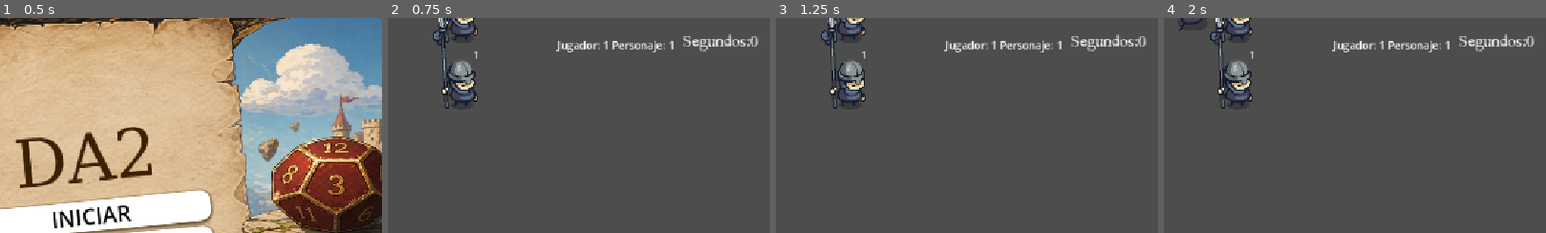
Above: before the commit, frames 1-4 (left to right).
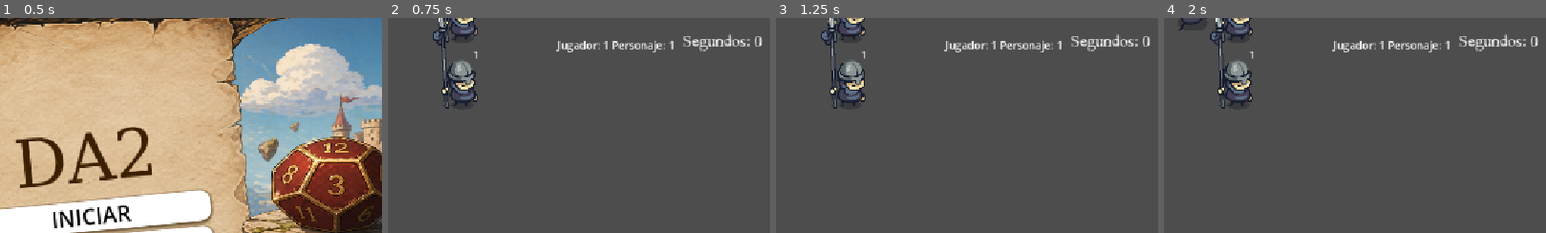
Above: after the commit, the same moments.

Repository: Pablo7776/Motores_Graficos
Game: Godot game, scene res://Escenas/menu_principal.tscn
The game is run twice, just before and just after one commit, with the same random seed, the same clock (stepped at 60 frames per second) and the same inputs. The engine's default icon, where the game draws it, is replaced by a stand-in: a white triangle on a blue panel in a dark square.
Inputs (mouse positions are % of the whole screen's width and height, from its top left):
- Up to frame 1 (0.5 s): no input
- Up to frame 2 (0.75 s): click "INICIAR" at 0.5 s
- Up to frame 3 (1.25 s): no input
- Up to frame 4 (2 s): tap Enter (ui_accept) at 1.25, 1.52 s; move the mouse to (72, 45) at 1.27 s; hold Right (ui_right) from 1.28 s (still down); click (72, 45) at 1.35 s
The pictures show only the part of the screen within x 8-58%, y 0-50%; the shares and areas given below are measured in that part.

Frame 1 is identical in both runs. In frame 2, 0.1% of the frame differs, in the area x 94-98%, y 8-14%; in frame 3, 0.1%; in frame 4, 0.1%.

Commit message:
fix señal a hud

Diff:
--- a/da-2-zafarrancho/Escenas/Interfaz/hud.gd
+++ b/da-2-zafarrancho/Escenas/Interfaz/hud.gd
@@ -1,29 +1,44 @@
 extends Node2D
 class_name Hud
+
 var pj_actual
 
 
-func _ready() -> void:
-	#dado.dado_valor.connect(_on_dado_valor)
-	#$Timer.start(30)
-	pass
 func _on_dado_valor(valor):
 
 	print("Valor del dado:", valor)
 
-	# El timer dura lo mismo que el valor del dado
 	$Timer.start(valor)
 
+
 func _on_gestor_cambiar_turno(pj, turno_actual):
+
+	# Desconectar dado anterior
+	if pj_actual != null:
+
+		if pj_actual.dado.dado_valor.is_connected(_on_dado_valor):
+
+			pj_actual.dado.dado_valor.disconnect(_on_dado_valor)
+
+	# Cambiar personaje actual
 	pj_actual = pj
 
-	# Conectar el dado del personaje actual
+	# Conectar nuevo dado
 	pj_actual.dado.dado_valor.connect(_on_dado_valor)
 
 	_mostrar_turno()
 
+
 func _process(delta: float) -> void:
-	$Tiempo.set_text(str("Segundos:", int($Timer.get_time_left())))
+
+	$Tiempo.text = "Segundos: " + str(int($Timer.time_left))
+
 
 func _mostrar_turno():
-	$PJs_de_Jugador_1.set_text("Jugador: " + str(pj_actual.jugador_id+1) + " Personaje: " + str(pj_actual.indice_en_equipo+1))
+
+	$PJs_de_Jugador_1.text = (
+		"Jugador: "
+		+ str(pj_actual.jugador_id + 1)
+		+ " Personaje: "
+		+ str(pj_actual.indice_en_equipo + 1)
+	)
--- a/da-2-zafarrancho/modulos/personajes/personaje_base.gd
+++ b/da-2-zafarrancho/modulos/personajes/personaje_base.gd
@@ -25,11 +25,12 @@
 		set_physics_process(true)
 		dado.activo = true
 		dado.ya_tirado = false
-		#$Timer.start(_on_dado_valor)
+		#$Timer.start(0)
 
 	else:
 		set_physics_process(false)
 		dado.activo = false
+		$Timer.stop()
 		print("no es mi turno", self)
 """
 	if pj.jugador_id == jugador_id:
